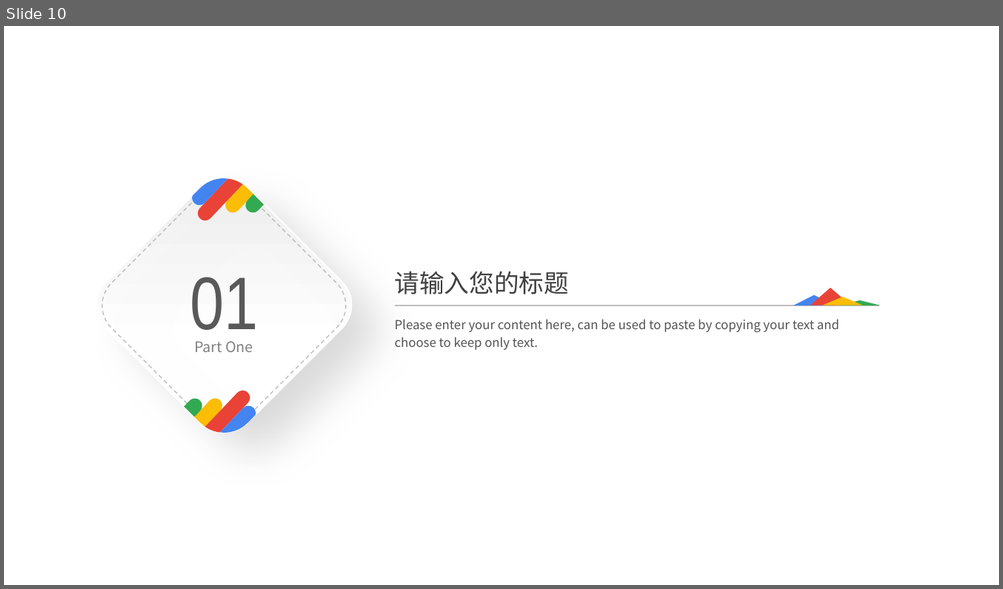
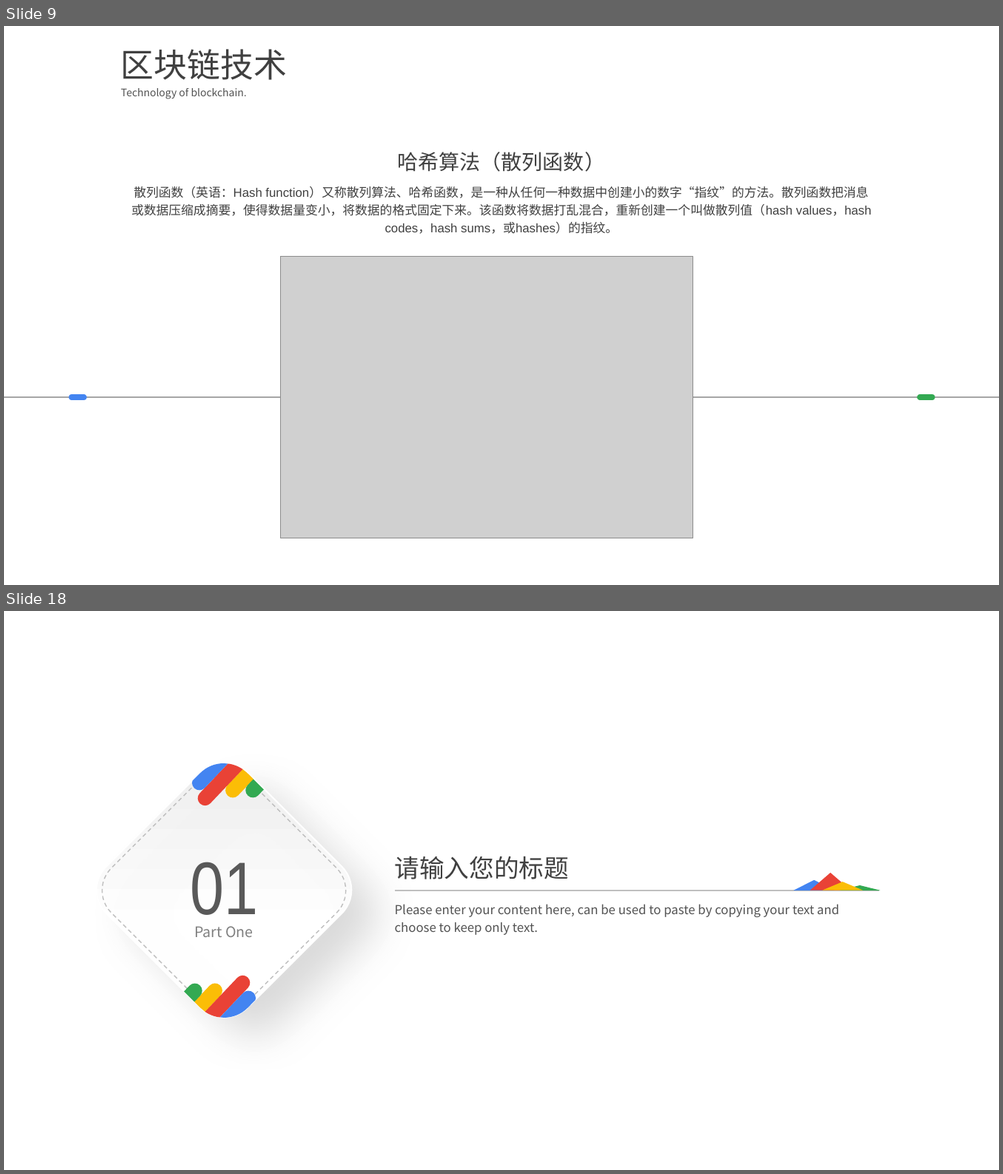
Before and after one commit to bingozwb/Blockchain-intro., a slide deck: doc/BlockChain Intro.pptx. Shown one above the other, each under a label of ours: slide 10 before the commit, slides 9 and 18 after it; the slides between them are not shown. The pictures are 1003x589 and 1003x1174 pixels, drawn with LibreOffice and Linux fonts; fonts in the diff are those of the drawing; grey boxes stand for pictures; background and template pictures are left out. Boxes give left, top, right and bottom in pixels: in the first picture for what was removed or moved away, otherwise in the second. Text is boxed around its words. In the diff, an @@ line names an element or a change of style, - is before the commit and + after.

```diff
--- a/doc/BlockChain Intro.pptx
+++ b/doc/BlockChain Intro.pptx
@@ slide 9 added at <box>4,26,999,585</box>, background picture (left out) @@
@@ text added at <box>121,49,287,80</box>, 32 pt, text #404040 @@
+区块链技术
@@ text added at <box>121,88,247,99</box>, 10 pt, text #404040 at 90% opacity @@
+Technology of blockchain.
@@ text added at <box>398,152,605,172</box>, 20 pt, text #404040 @@
+哈希算法（散列函数）
@@ text added at <box>131,187,871,234</box>, 12 pt, text #404040 @@
+散列函数（英语：Hash function）又称散列算法、哈希函数，是一种从任何一种数据中创建小的数字“指纹”的方法。散列函数把消息或数据压缩成摘要，使得数据量变小，将数据的格式固定下来。该函数将数据打乱混合，重新创建一个叫做散列值（hash values，hash codes，hash sums，或hashes）的指纹。
@@ picture added at <box>281,257,693,539</box> @@
@@ line added from (4, 397) to (999, 397), #A6A6A6 1 pt @@
@@ rounded rectangle added at <box>69,395,87,400</box>, fill #4384F1 @@
@@ rounded rectangle added at <box>917,395,935,400</box>, fill #33A952 @@
@@ what was slide 10 is now slide 18 @@
```
Also in this commit, not shown: 11 slides changed, 11 other slides added, 4 slides removed.
